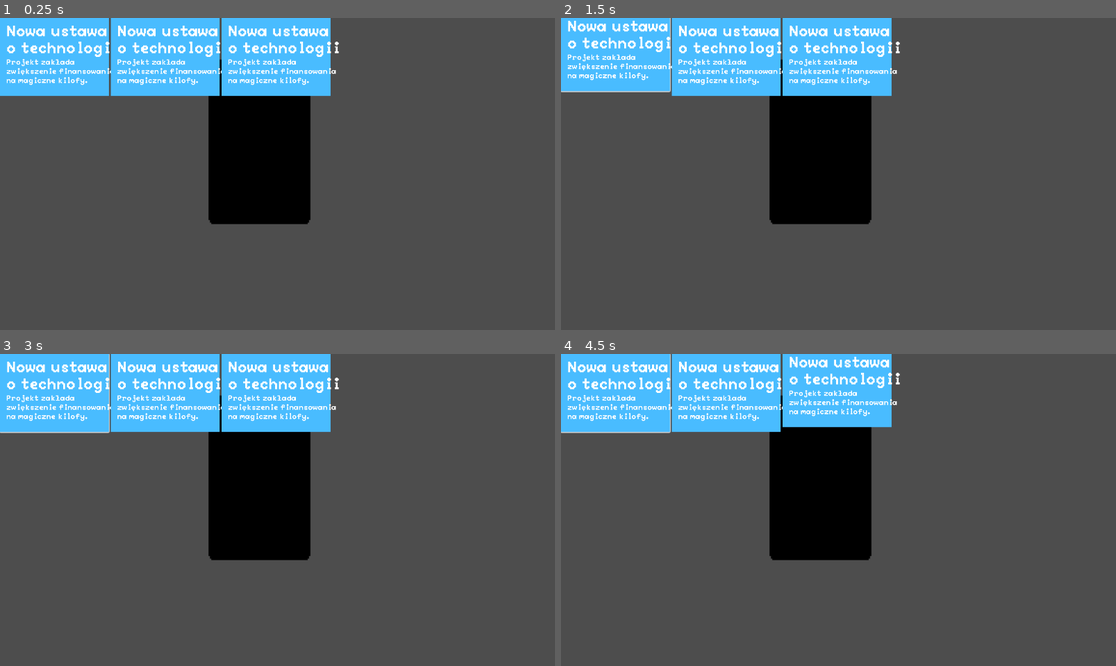
Above: before the commit, frames 1-4 (two rows, left to right).
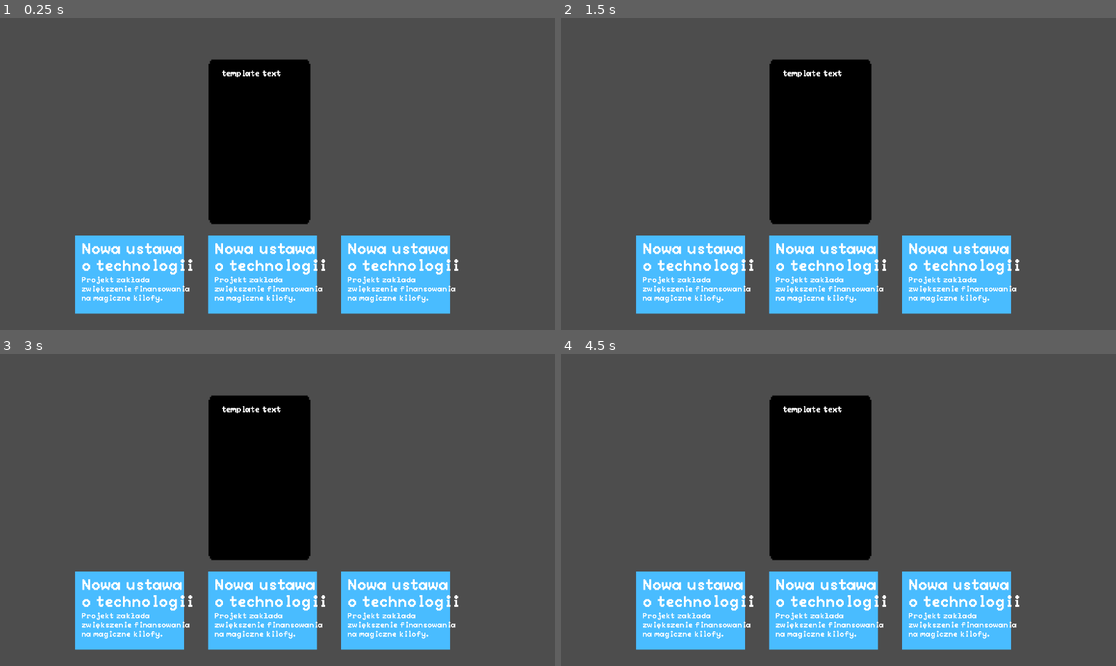
Above: after the commit, the same moments.

Repository: WhatYouFormaggiKindOfPizza/game
Game: Godot game, scene res://scenes/game.tscn
Same seed, same stepped clock (60 frames per second), same inputs: the game is played once before the commit and once after it. The engine's default icon, where the game draws it, is replaced by a stand-in: a white triangle on a blue panel in a dark square.
Inputs (mouse positions are in pixels of both pictures, inside the frame that each line leads up to):
- Up to frame 1 (0.25 s): no input
- Up to frame 2 (1.5 s): click (616, 55) at 0.52 s; click (616, 52) at 1.27 s
- Up to frame 3 (3 s): click (55, 388) at 2.02 s; tap Enter at 2.75 s; move the mouse to (399, 494) at 2.77 s
- Up to frame 4 (4.5 s): tap Space at 3.5 s; move the mouse to (727, 525) at 3.52 s; tap Enter at 4.25 s; move the mouse to (894, 441) at 4.27 s

The runs differ from the first frame. In frame 1, 30% of the frame differs, in the area x 0-83%, y 0-95%; in frame 2, 30%; in frame 3, 30%; in frame 4, 30%.
Error in both runs: Cannot call method 'get_children' on a null value. (res://scripts/game_manager.gd:126)

Commit message:
napraw mi te tu kontainery kurdebele

Diff:
--- a/scenes/game.tscn
+++ b/scenes/game.tscn
@@ -45,17 +45,20 @@
 group_name = "Alties"
 
 [node name="PostsContainer" type="HBoxContainer" parent="."]
-offset_right = 40.0
-offset_bottom = 40.0
+offset_left = 156.0
+offset_top = 452.0
+offset_right = 934.0
+offset_bottom = 614.0
+theme_override_constants/separation = 50
 
 [node name="ExamplePost2" parent="PostsContainer" instance=ExtResource("4_lbhrr")]
-position = Vector2(438, 435)
+layout_mode = 2
 
 [node name="ExamplePost3" parent="PostsContainer" instance=ExtResource("4_lbhrr")]
-position = Vector2(136, 430)
+layout_mode = 2
 
 [node name="ExamplePost1" parent="PostsContainer" instance=ExtResource("4_lbhrr")]
-position = Vector2(734, 438)
+layout_mode = 2
 
 [node name="UI" type="Node" parent="."]
 
